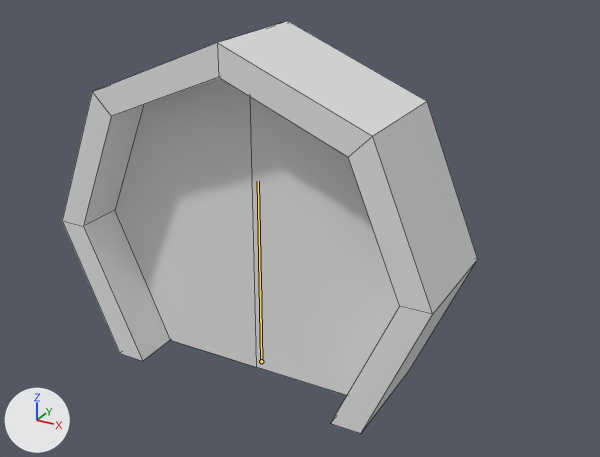
What one commit did to the Blender file assets/models/props/door_01.blend.
The view is the same before and after, from a 50 mm lens placed at (1.95, -3.14, 2.37), pointed at (0.19, 0.07, 0.77). Lighting does not change. The marker at lower left points along +X, +Y and +Z. The bones that bend it are drawn over the model as lines. Mesh edges are drawn as thin lines.

In view in the first picture: 'door_01'.
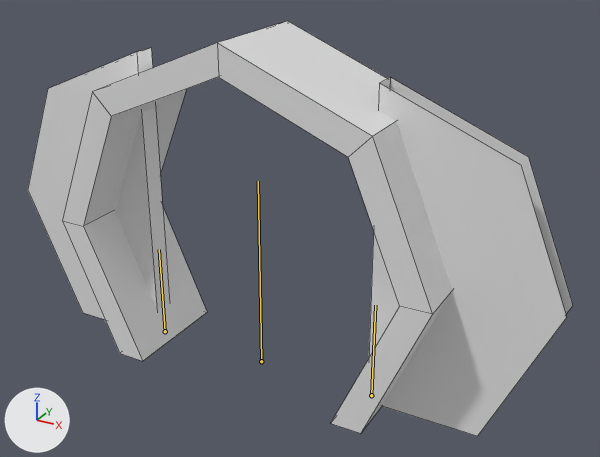
The newer file adds an action. The first version stands in its rest pose; the second is drawn at frame 1 of the action 'close'.

Pixel boxes (x1, y1, x2, y2) of what changed, in the pictures (600 x 457 px):
'door_01', posed (31% wider)
    before: (62, 21, 477, 433)
    after: (28, 21, 573, 436)
bone 'DoorL', root to tip
    before: (261, 361) to (260, 275)
    after: (165, 331) to (159, 249)
bone 'DoorR', root to tip
    before: (261, 361) to (260, 275)
    after: (371, 395) to (375, 305)

Patch to the scene script:
```diff
--- a/assets/models/props/door_01.blend.py
+++ b/assets/models/props/door_01.blend.py
@@ bone_doorl @@
 bone_doorl = bpy.data.objects['Armature'].pose.bones['DoorL']
-bone_doorl.location = (0.0, 0.0, 0.0)
+bone_doorl.location = (-0.625, 0.0, 0.0)
@@ bone_doorr @@
 bone_doorr = bpy.data.objects['Armature'].pose.bones['DoorR']
-bone_doorr.location = (0.0, 0.0, 0.0)
+bone_doorr.location = (0.625, 0.0, 0.0)
```
